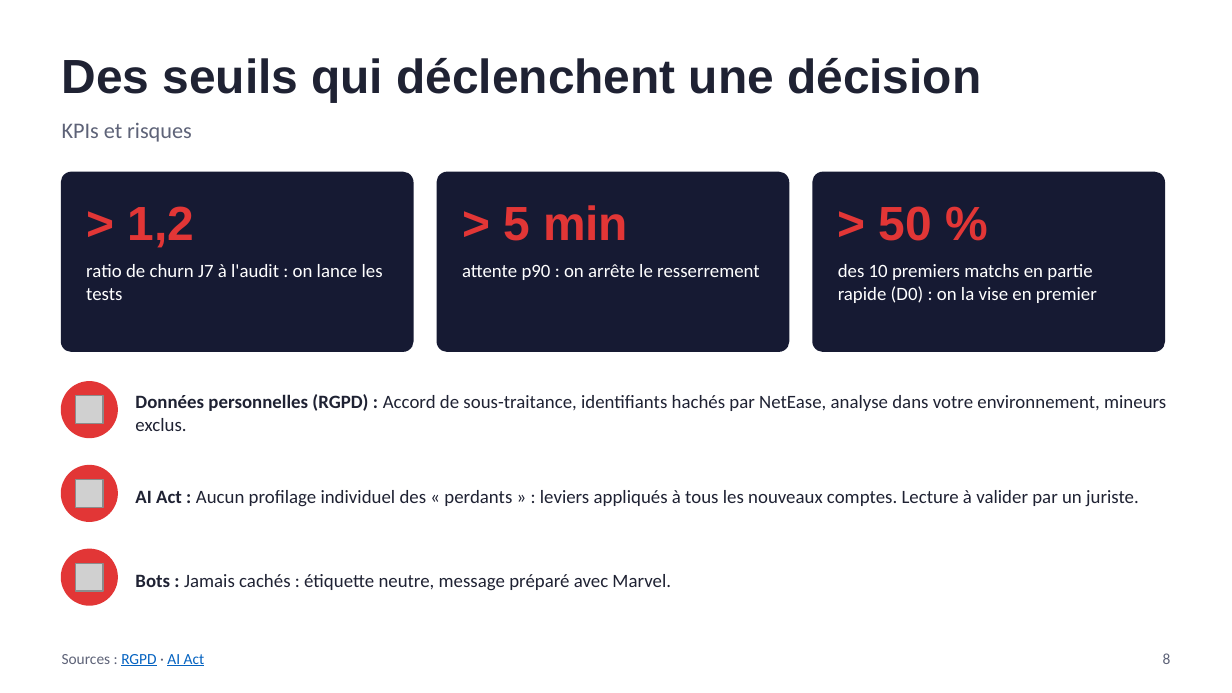
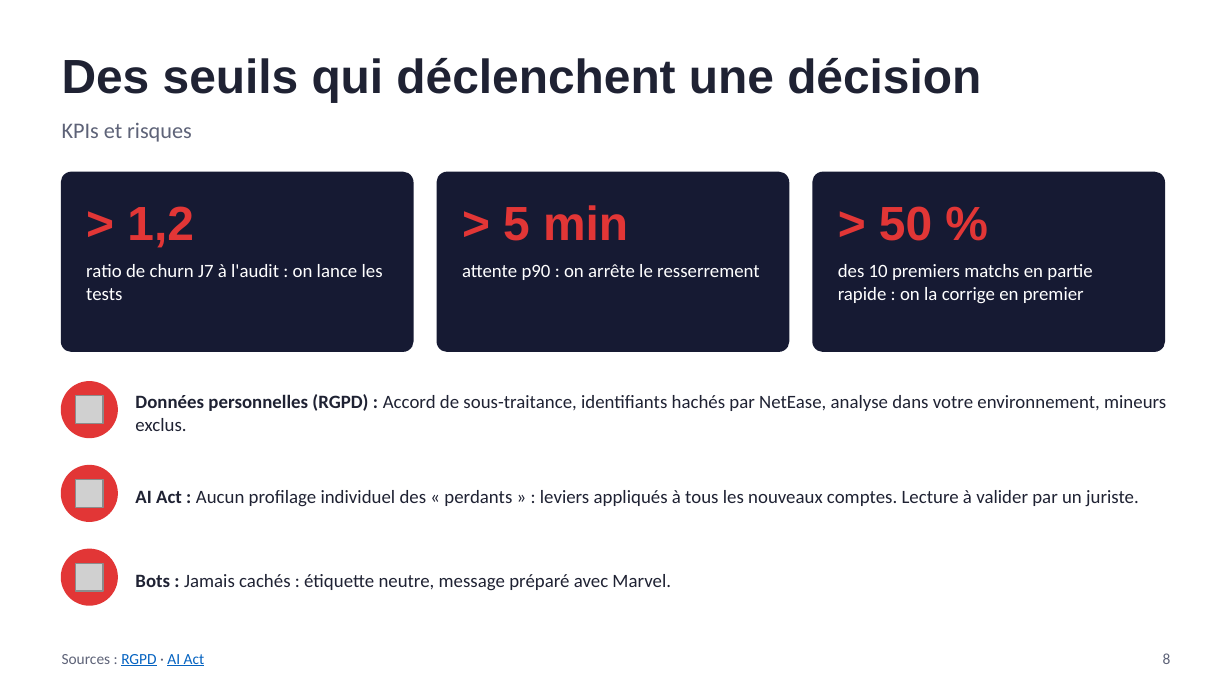
Before and after one commit to noeantoniov1-crypto/SOCIO, a slide deck: slide 8 of docs/presentation/pitch_marvel_rivals_netease.pptx. Drawn at 1232x693 pixels with LibreOffice and Linux fonts; fonts in the diff are those of the drawing; grey boxes stand for pictures. Boxes give left, top, right and bottom in pixels: in the first picture for what was removed or moved away, otherwise in the second. Text is boxed around its words. In the diff, an @@ line names an element or a change of style, - is before the commit and + after.

```diff
--- a/docs/presentation/pitch_marvel_rivals_netease.pptx
+++ b/docs/presentation/pitch_marvel_rivals_netease.pptx
@@ text at box(838, 264, 1092, 303): text changed @@
-des 10 premiers matchs en partie rapide (D0) : on la vise en premier
+des 10 premiers matchs en partie rapide : on la corrige en premier
```
Also in this commit, not shown: 3 other slides changed, 1 slide added, 2 slides removed, 2 other files.
